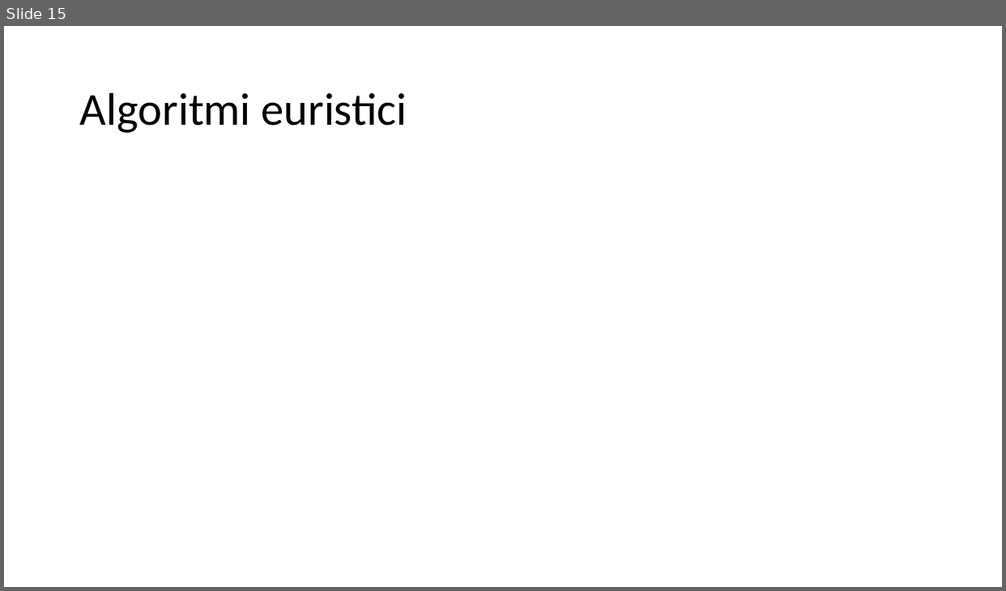
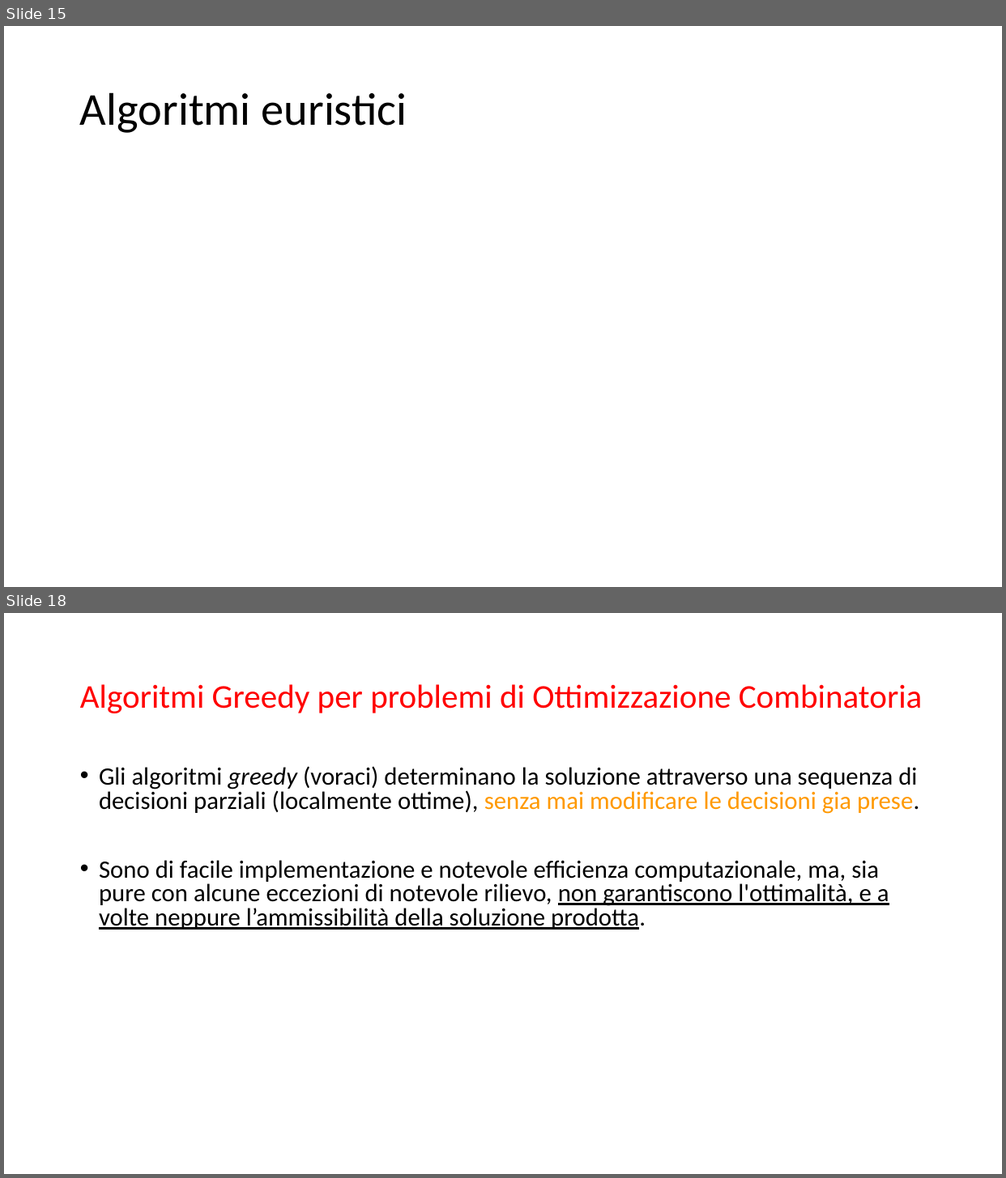
Before and after one commit to michele-vaccari/TSP-con-pick-up-and-delivery, a slide deck: doc/Draft.pptx. Shown one above the other, each under a label of ours: slide 15 before the commit, slides 15 and 18 after it; the slides between them are not shown. The pictures are 1006x591 and 1006x1178 pixels, drawn with LibreOffice and Linux fonts; fonts in the diff are those of the drawing. Boxes give left, top, right and bottom in pixels: in the first picture for what was removed or moved away, otherwise in the second. Text is boxed around its words. In the diff, an @@ line names an element or a change of style, - is before the commit and + after.

Commit message:
Add greedy template and greedy pickup first

```diff
--- a/doc/Draft.pptx
+++ b/doc/Draft.pptx
@@ slide 18 added at (4, 613, 1002, 1174), background #FFFFFF @@
@@ title added at (80, 684, 923, 713), 32 pt, text #FF0000 @@
+Algoritmi Greedy per problemi di Ottimizzazione Combinatoria
@@ text added at (99, 766, 919, 930), 24 pt, text #000000 @@
+• Gli algoritmi greedy (voraci) determinano la soluzione attraverso una sequenza di decisioni parziali (localmente ottime), senza mai modificare le decisioni gia prese.
+• Sono di facile implementazione e notevole efficienza computazionale, ma, sia pure con alcune eccezioni di notevole rilievo, non garantiscono l'ottimalità, e a volte neppure l’ammissibilità della soluzione prodotta.
```
Also in this commit, not shown: 6 slides changed, 10 other slides added, 4 other files.
